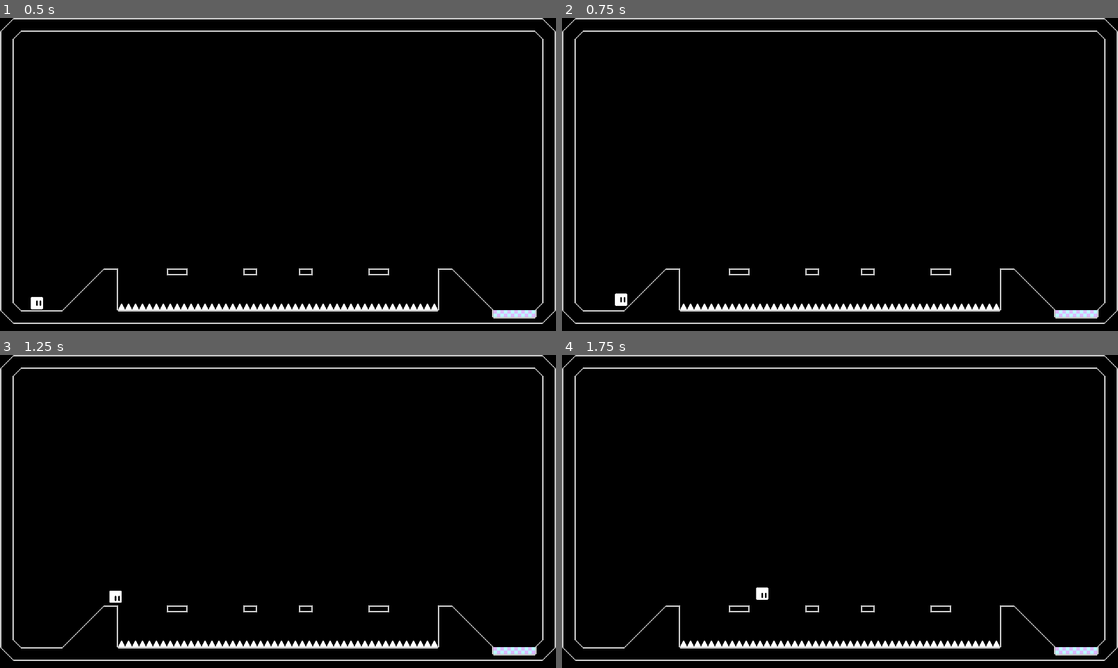
Above: before the commit, frames 1-4 (two rows, left to right).
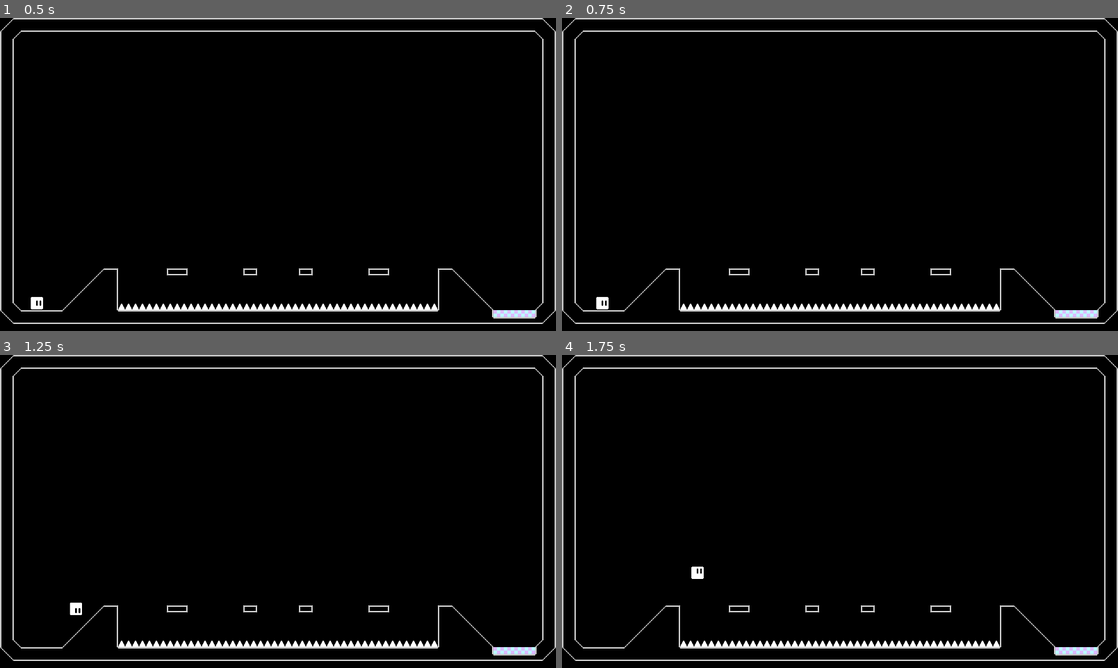
Above: after the commit, the same moments.

Repository: hanabira-mitsu/hcube
Game: Godot game, scene res://scenes/levels/1.tscn
Same seed, same stepped clock (60 frames per second), same inputs: the game is played once before the commit and once after it. This scene is started directly instead of the project's main scene.
Inputs (mouse positions are in pixels of both pictures, inside the frame that each line leads up to):
- Up to frame 1 (0.5 s): no input
- Up to frame 2 (0.75 s): tap Enter at 0.5 s; move the mouse to (962, 158) at 0.52 s; hold Right (right) from 0.53 s (still down); hold S (action) from 0.53 s (still down); click (962, 158) at 0.67 s
- Up to frame 3 (1.25 s): keep holding Right (right); keep holding S (action); tap A (jump) at 0.77 s
- Up to frame 4 (1.75 s): keep holding Right (right); move the mouse to (728, 527) at 1.27 s; release S (action) at 1.28 s; tap S (action) at 1.35 s; tap A (jump) at 1.52 s

Frame 1 is identical in both runs. In frame 2, 0.2% of the frame differs, in the area x 6-12%, y 88-94%; in frame 3, 0.2%, in the area x 12-22%, y 75-84%; in frame 4, 0.2%.

Commit message:
added player momentum

Diff:
--- a/scripts/player.gd
+++ b/scripts/player.gd
@@ -2,7 +2,7 @@
 
 # mess with these 4 consts till it feels right
 var gravity = 850
-var xspeed = 5
+var xspeed = 15
 var jumpHeight = 6
 var diveSpeed = 170
 var diveHeight = 200
@@ -95,6 +95,7 @@
 			await get_tree().create_timer(0.18).timeout
 			xMovement = true
 
+
 func _physics_process(delta):
 	if dead:
 		return
@@ -104,13 +105,13 @@
 		if Input.is_action_pressed("ui_left"):
 			if velocity.x > 0:
 				velocity.x = 0
-			velocity.x = -xspeed / delta
+			velocity.x = move_toward(velocity.x, -xspeed / delta, 6)
 		elif Input.is_action_pressed("ui_right"):
 			if velocity.x < 0:
 				velocity.x = 0
-			velocity.x = xspeed / delta
+			velocity.x = move_toward(velocity.x, xspeed / delta, 6)
 		elif diving == false:
-			velocity.x = 0
+			velocity.x = move_toward(velocity.x, 0, 8)
 	velocity.y += delta * gravity
 	if velocity.y > 600:
 		velocity.y = gravity
